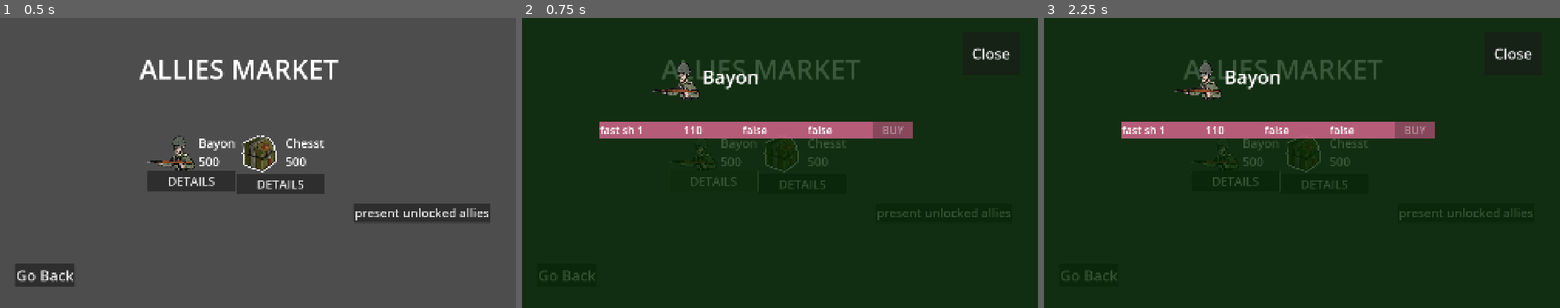
Above: before the commit, frames 1-3 (left to right).
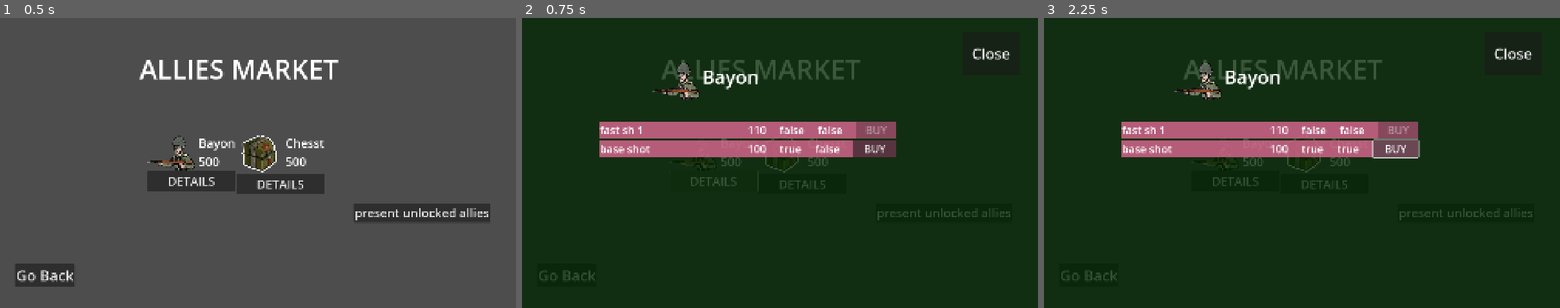
Above: after the commit, the same moments.

Repository: diablohumastudio/NvC-Data-Systems
Game: Godot game, scene res://screens/allies_market/allies_market.tscn
Two runs of this game, one before a commit and one after it. Both use one fixed random seed, a clock stepped at 60 frames per second and the inputs below. This scene is started directly instead of the project's main scene. The engine's default icon, where the game draws it, is replaced by a stand-in: a white triangle on a blue panel in a dark square.
Inputs (mouse positions are in pixels of both pictures, inside the frame that each line leads up to):
- Up to frame 1 (0.5 s): no input
- Up to frame 2 (0.75 s): click "DETAILS" at 0.5 s
- Up to frame 3 (2.25 s): click "present unlocked allies" at 1.25 s; click (1394, 148) at 2 s, where only the run after the commit has a clickable "BUY"

Frame 1 is identical in both runs. In frame 2, 4.1% of the frame differs, in the area x 15-76%, y 35-48%; in frame 3, 4.2%, in the area x 15-76%, y 35-49%.

Commit message:
some channges for having a base ally level so there you start to buy/unlocked

Diff:
--- a/data/game_characters/allies/user_data/data/ud_chest.tres
+++ b/data/game_characters/allies/user_data/data/ud_chest.tres
@@ -12,9 +12,9 @@
 unlocked_levels = Array[String]([])
 buyed_levels = Array[String]([])
 levels_conditions = Dictionary[ExtResource("1_hh26n"), Dictionary]({
-ExtResource("2_mo8ns"): {},
 ExtResource("2_dpgif"): {
 ExtResource("4_dpgif"): false
 }
 })
+base_level = ExtResource("2_mo8ns")
 metadata/_custom_type_script = "uid://lucdai2ohj0b"
--- a/data/game_characters/allies/user_data/data/ud_shoter_ally.tres
+++ b/data/game_characters/allies/user_data/data/ud_shoter_ally.tres
@@ -1,5 +1,6 @@
-[gd_resource type="Resource" script_class="UDAlly" load_steps=5 format=3 uid="uid://imhtlxk5ynnx"]
+[gd_resource type="Resource" script_class="UDAlly" load_steps=6 format=3 uid="uid://imhtlxk5ynnx"]
 
+[ext_resource type="Resource" uid="uid://c4a462bjqt7xm" path="res://data/game_characters/allies/upgrades_data/data/shooter_ally/base_shot_lvl.tres" id="1_ddrpd"]
 [ext_resource type="Script" uid="uid://cp8n43lmapx8l" path="res://data/game_characters/allies/upgrades_data/model/ally_level.gd" id="1_mo8ns"]
 [ext_resource type="Script" uid="uid://lucdai2ohj0b" path="res://data/game_characters/allies/user_data/model/ud_ally.gd" id="1_ttwn6"]
 [ext_resource type="Resource" uid="uid://pb61pcsnc0gw" path="res://data/game_characters/allies/upgrades_data/data/shooter_ally/fast_shot_lvl_1.tres" id="2_gui07"]
@@ -8,11 +9,12 @@
 [resource]
 script = ExtResource("1_ttwn6")
 id = 0
+unlocked_levels = Array[String]([])
+buyed_levels = Array[String]([])
 levels_conditions = Dictionary[ExtResource("1_mo8ns"), Dictionary]({
 ExtResource("2_gui07"): {
 ExtResource("3_ddrpd"): false
 }
 })
-unlocked_levels = Array[String]([])
-buyed_levels = Array[String]([])
+base_level = ExtResource("1_ddrpd")
 metadata/_custom_type_script = "uid://lucdai2ohj0b"
--- a/data/game_characters/allies/user_data/model/ud_ally.gd
+++ b/data/game_characters/allies/user_data/model/ud_ally.gd
@@ -5,6 +5,14 @@
 @export_storage var unlocked_levels: Array[String]
 @export_storage var buyed_levels: Array[String]
 @export var levels_conditions: Dictionary[AllyLevel, Dictionary]: set = _set_levels
+@export var base_level: AllyLevel : set = _set_base_level
+
+func _set_base_level(new_value: AllyLevel):
+	base_level = new_value
+	if !levels_conditions.has(base_level):
+		levels_conditions[base_level] = {}
+	if !unlocked_levels.has(base_level.level_id):
+		unlocked_levels.append(base_level.level_id)
 
 func _set_levels(new_value: Dictionary[AllyLevel, Dictionary]):
 	if levels_conditions:
--- a/screens/allies_market/ally_details_popup/ally_level_presenter/ally_level_presenter.tscn
+++ b/screens/allies_market/ally_details_popup/ally_level_presenter/ally_level_presenter.tscn
@@ -15,10 +15,11 @@
 
 [node name="HboxContainer" type="HBoxContainer" parent="."]
 layout_mode = 2
-theme_override_constants/separation = 150
+theme_override_constants/separation = 50
 
 [node name="AllyLevelName" type="Label" parent="HboxContainer"]
 unique_name_in_owner = true
+custom_minimum_size = Vector2(500, 0)
 layout_mode = 2
 theme_override_font_sizes/font_size = 40
 text = "Ally Level: LevelX"
